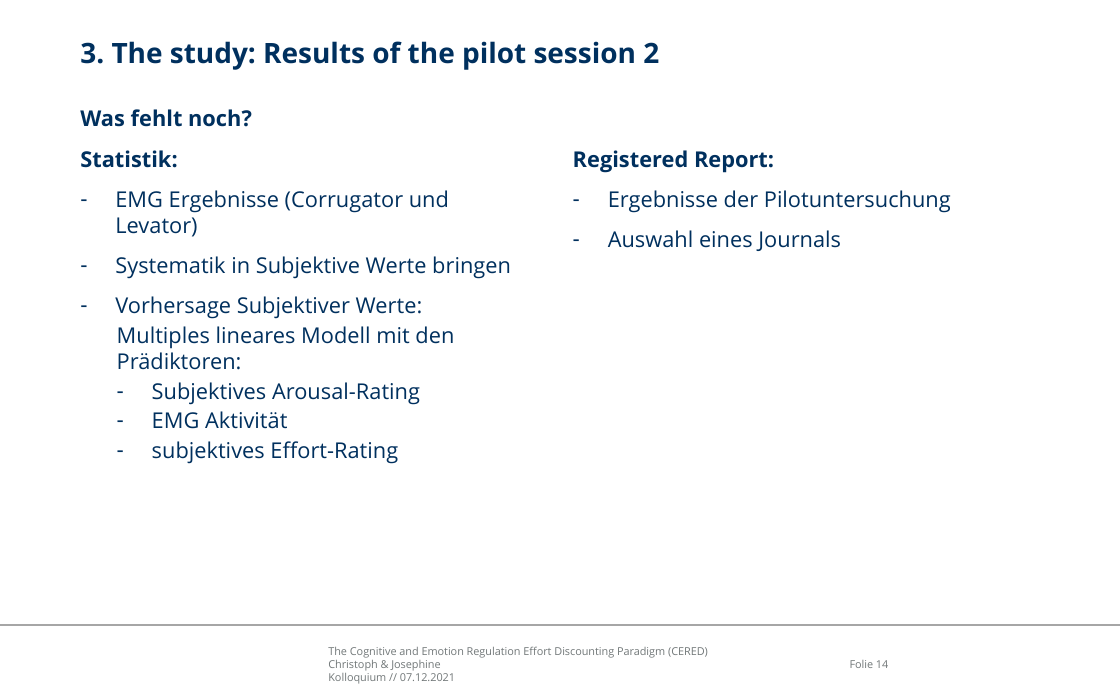
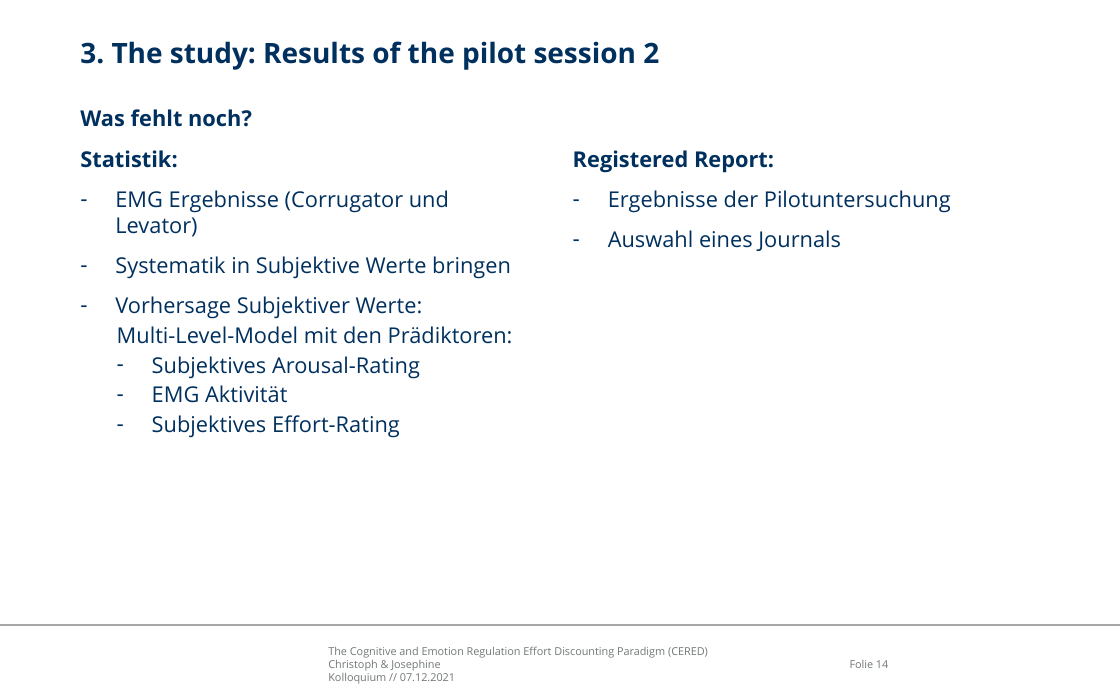
Before and after one commit to ChScheffel/CAD, a slide deck: slide 14 of 99_Thinktank/Talks/21-12-07_Kolloquium/CERED_Presentation.pptx. Drawn at 1120x700 pixels with LibreOffice and Linux fonts; fonts in the diff are those of the drawing; background and template pictures are left out. Boxes give left, top, right and bottom in pixels: in the first picture for what was removed or moved away, otherwise in the second. Text is boxed around its words. In the diff, an @@ line names an element or a change of style, - is before the commit and + after.

Commit message:
corrected typos

```diff
--- a/99_Thinktank/Talks/21-12-07_Kolloquium/CERED_Presentation.pptx
+++ b/99_Thinktank/Talks/21-12-07_Kolloquium/CERED_Presentation.pptx
@@ text at bbox=[117, 326, 513, 344]: text changed @@
-  Multiples lineares Modell mit den Prädiktoren:
+  Multi-Level-Model mit den Prädiktoren:
@@ text at bbox=[152, 415, 400, 438]: text changed @@
-  – subjektives Effort-Rating
+  – Subjektives Effort-Rating
```
Also in this commit, not shown: 1 other slide changed.
